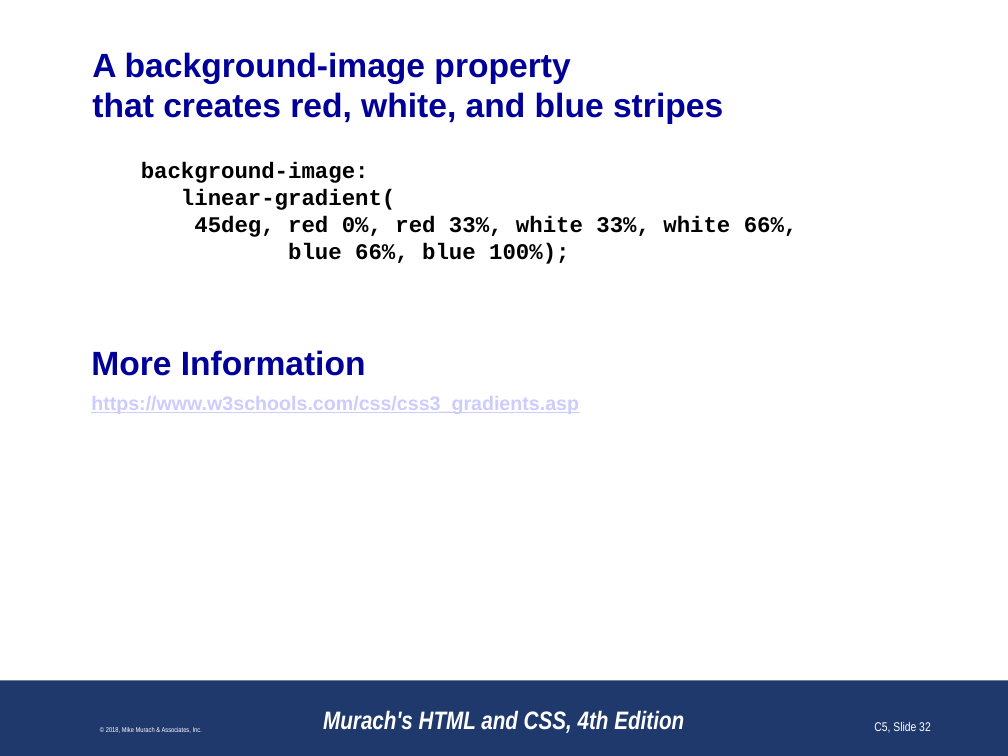
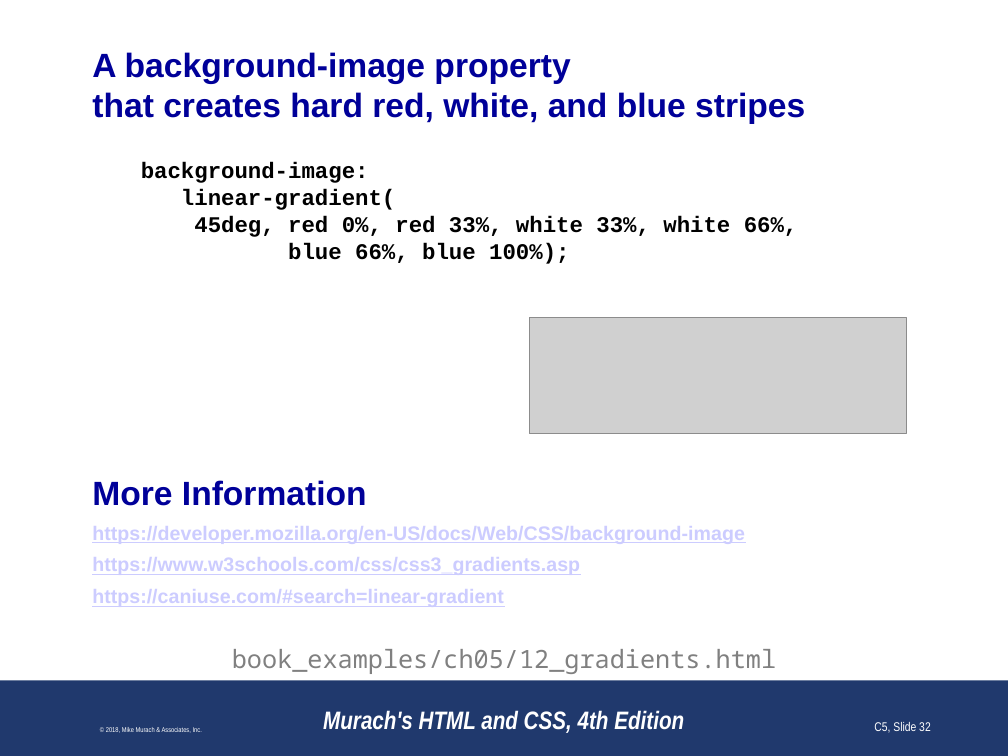
Before and after one commit to paulsmithkc/awd1000_base_lab_and_homework, a slide deck: slide 32 of murach_html_4e/slides/Chapter 5 slides (Revised).pptx. Drawn at 1008x756 pixels with LibreOffice and Linux fonts; fonts in the diff are those of the drawing; grey boxes stand for pictures; background and template pictures are left out. Boxes give left, top, right and bottom in pixels: in the first picture for what was removed or moved away, otherwise in the second. Text is boxed around its words. In the diff, an @@ line names an element or a change of style, - is before the commit and + after.

```diff
--- a/murach_html_4e/slides/Chapter 5 slides (Revised).pptx
+++ b/murach_html_4e/slides/Chapter 5 slides (Revised).pptx
@@ title at (x1=92, y1=52, x2=805, y2=124): text changed @@
-A background-image property
-that creates red, white, and blue stripes
+A background-image property
+that creates hard red, white, and blue stripes
@@ picture added at (x1=529, y1=318, x2=906, y2=434) @@
@@ text "More Information" moved from (x1=91, y1=350, x2=579, y2=414) to (x1=92, y1=480, x2=745, y2=607) @@
@@ text at (x1=92, y1=526, x2=745, y2=544): paragraph added @@
+https://developer.mozilla.org/en-US/docs/Web/CSS/background-image
@@ text at (x1=92, y1=589, x2=504, y2=607): paragraph added @@
+https://caniuse.com/#search=linear-gradient
@@ text added at (x1=232, y1=649, x2=776, y2=674), 18 pt, text #808080 @@
+book_examples/ch05/12_gradients.html
```
Also in this commit, not shown: 27 other slides changed, 1 slide added, 2 slides removed.
